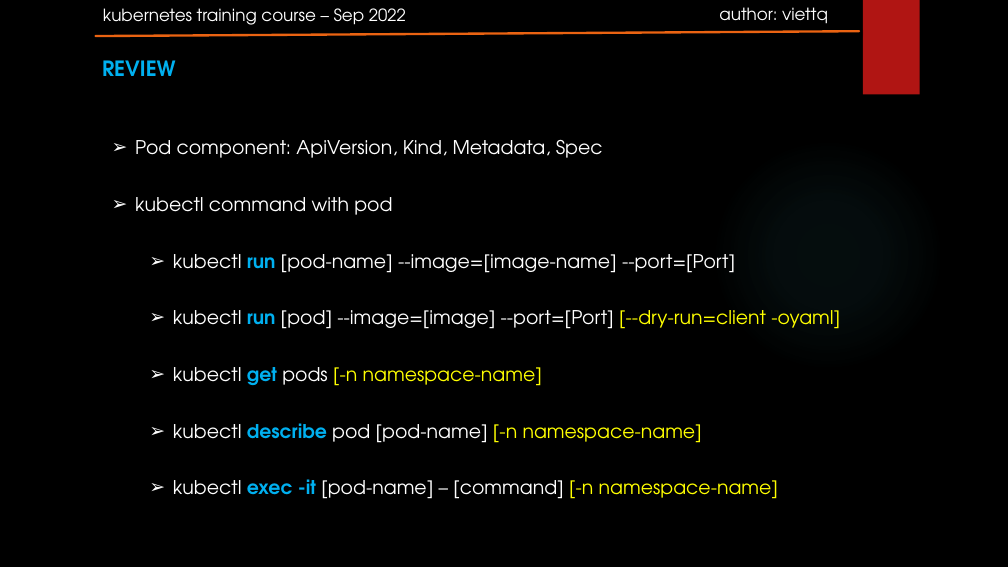
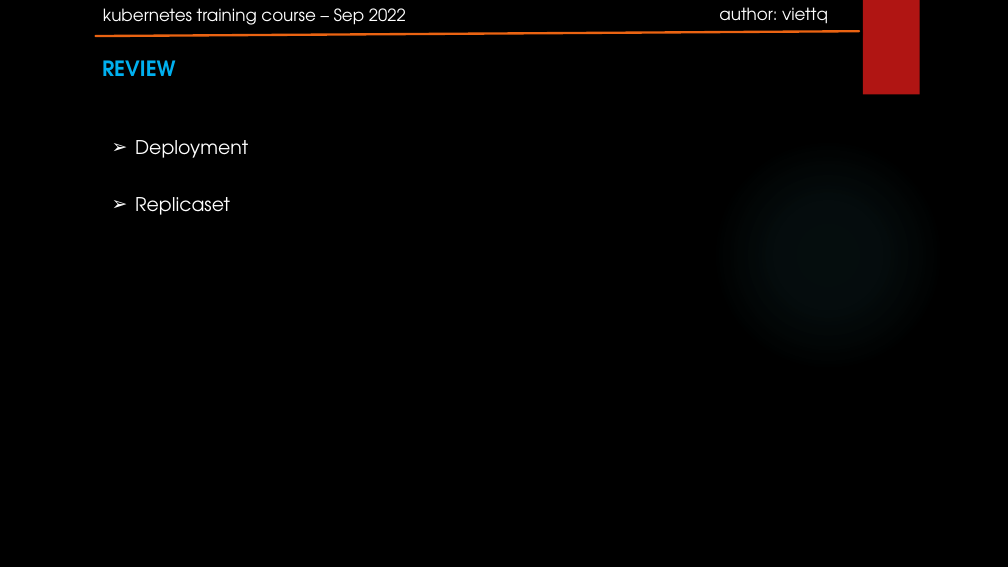
Before and after one commit to rockman88v/kubernetes_basic_course, a slide deck: slide 3 of session05 Kubernetes Services/k8s-course-session05 - Kubernetes Services.pptx. Drawn at 1008x567 pixels with LibreOffice and Linux fonts; fonts in the diff are those of the drawing; background and template pictures are left out. Boxes give left, top, right and bottom in pixels: in the first picture for what was removed or moved away, otherwise in the second. Text is boxed around its words. In the diff, an @@ line names an element or a change of style, - is before the commit and + after.

```diff
--- a/session05 Kubernetes Services/k8s-course-session05 - Kubernetes Services.pptx
+++ b/session05 Kubernetes Services/k8s-course-session05 - Kubernetes Services.pptx
@@ text at (135,140,248,215): text changed @@
-➢ Pod component: ApiVersion, Kind, Metadata, Spec
-➢ kubectl command with pod
-  ➢ kubectl run [pod-name] --image=[image-name] --port=[Port]
-  ➢ kubectl run [pod] --image=[image] --port=[Port] [--dry-run=client -oyaml]
-  ➢ kubectl get pods [-n namespace-name]
-  ➢ kubectl describe pod [pod-name] [-n namespace-name]
-  ➢ kubectl exec -it [pod-name] – [command] [-n namespace-name]
+➢ Deployment
+➢ Replicaset
```
Also in this commit, not shown: 2 other slides changed, 4 other files.
